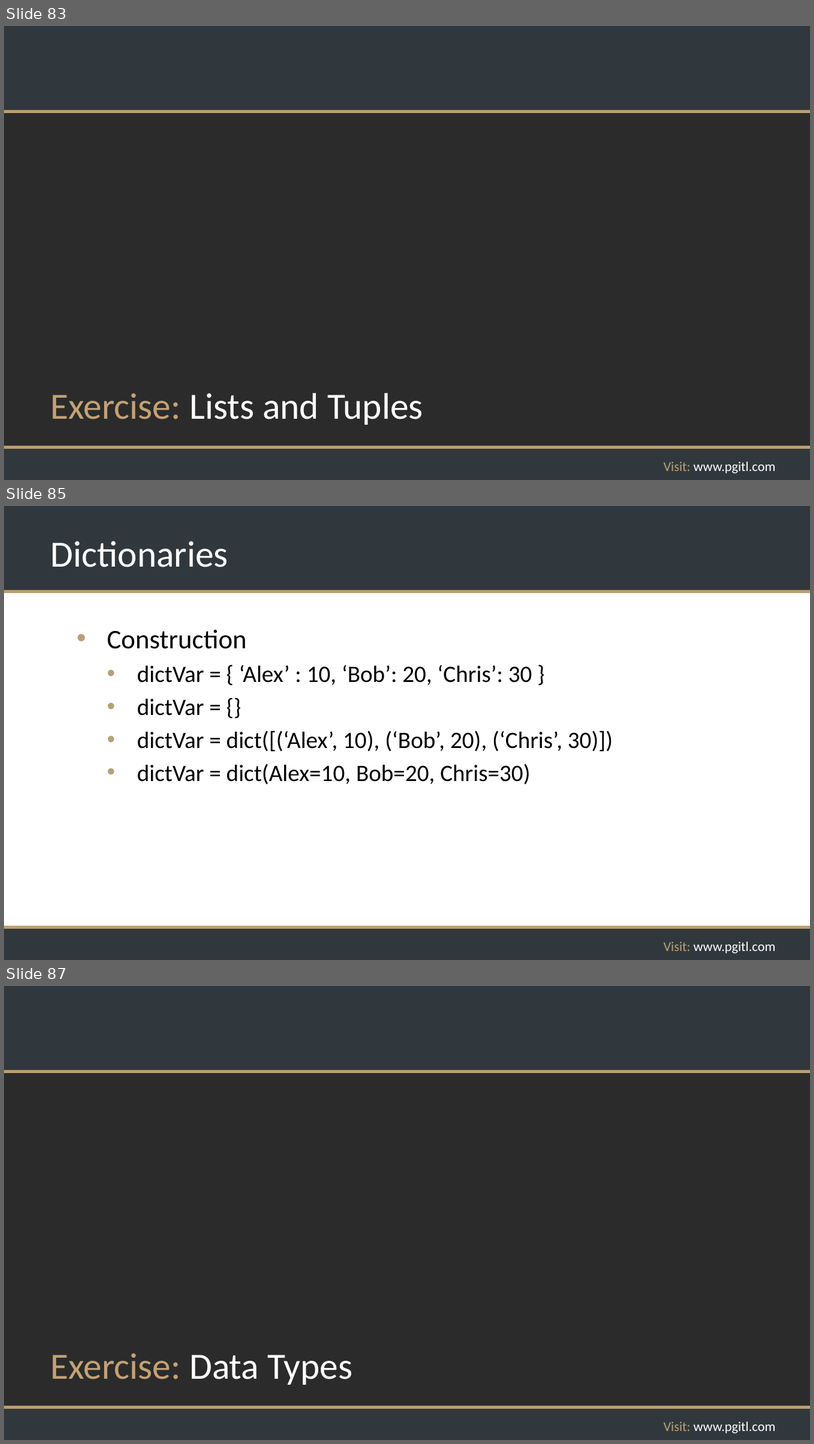
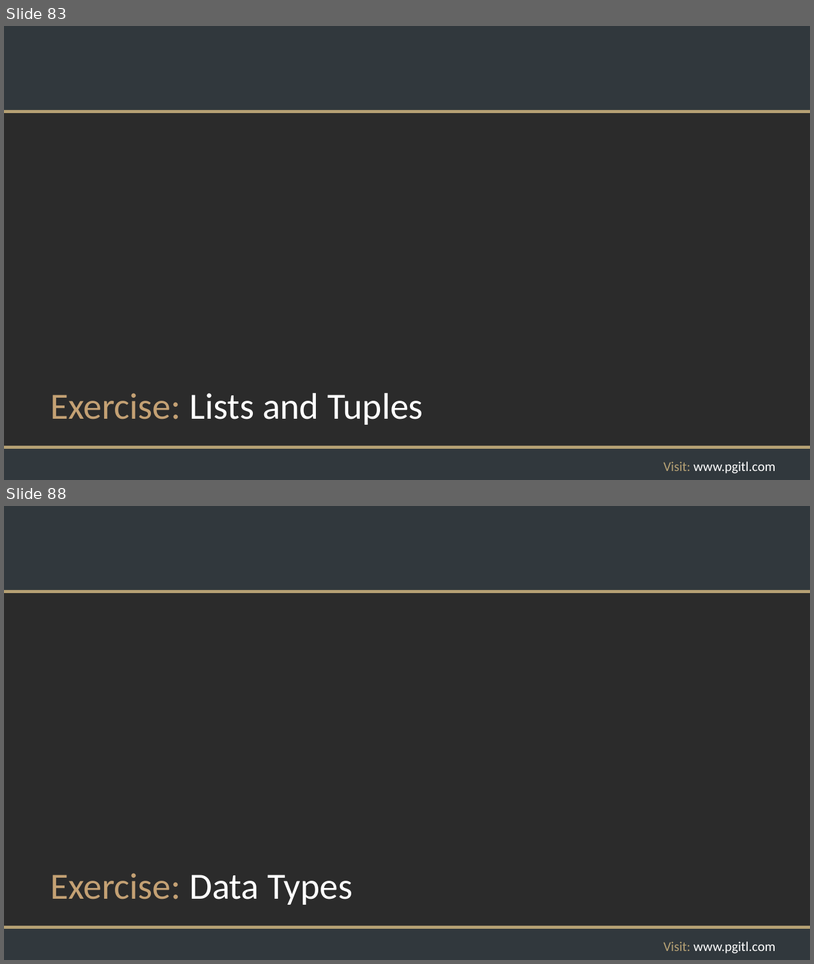
Before and after one commit to rikkouri/project-a, a slide deck: Programming Foundations.pptx. Shown one above the other, each under a label of ours: slides 83, 85 and 87 before the commit, slides 83 and 88 after it; the slides between them are not shown. The pictures are 814x1444 and 814x964 pixels, drawn with LibreOffice and Linux fonts; fonts in the diff are those of the drawing; background and template pictures are left out; a plain dark background stands for a picture behind light text. Boxes give left, top, right and bottom in pixels: in the first picture for what was removed or moved away, otherwise in the second. Text is boxed around its words. In the diff, an @@ line names an element or a change of style, - is before the commit and + after.

Commit message:
Improved slides on dictionaries

```diff
--- a/Programming Foundations.pptx
+++ b/Programming Foundations.pptx
@@ slide 85 removed at [4, 506, 810, 960], background #FFFFFF; not listed: 5 template elements that a slide beside it also shows @@
@@ title removed at [50, 541, 228, 567] @@
-Dictionaries
@@ text removed at [107, 630, 613, 784] @@
-• Construction
-  • dictVar = { ‘Alex’ : 10, ‘Bob’: 20, ‘Chris’: 30 }
-  • dictVar = {}
-  • dictVar = dict([(‘Alex’, 10), (‘Bob’, 20), (‘Chris’, 30)])
-  • dictVar = dict(Alex=10, Bob=20, Chris=30)
@@ what was slide 87 is now slide 88 @@
```
Also in this commit, not shown: 7 slides changed, 2 slides added.
